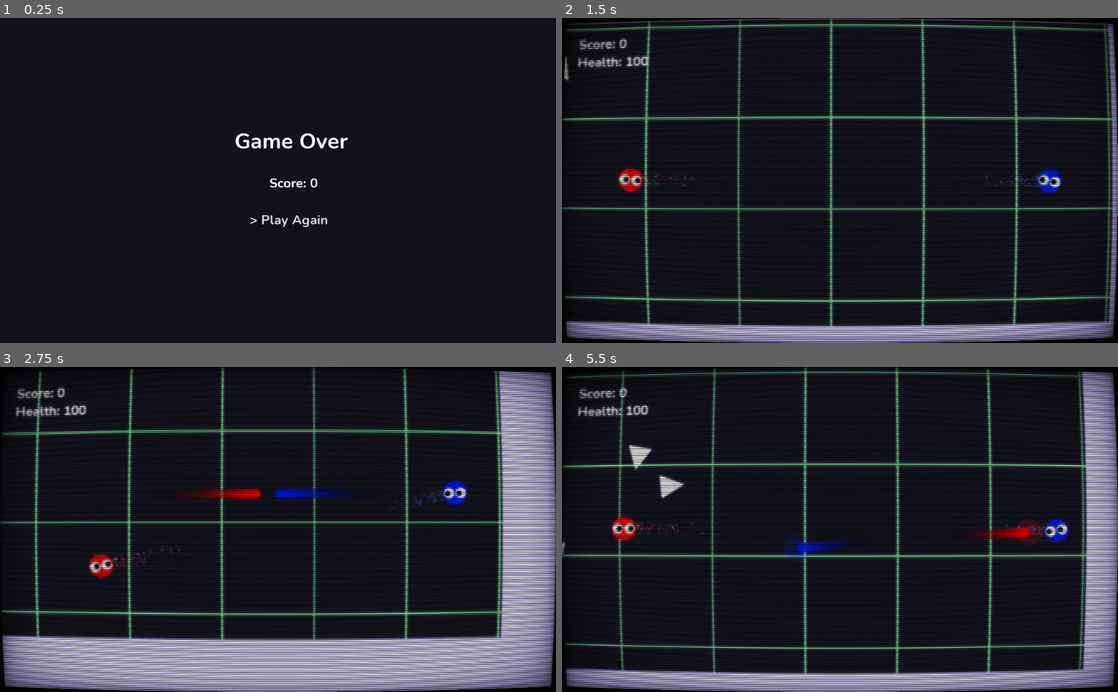
Above: before the commit, frames 1-4 (two rows, left to right).
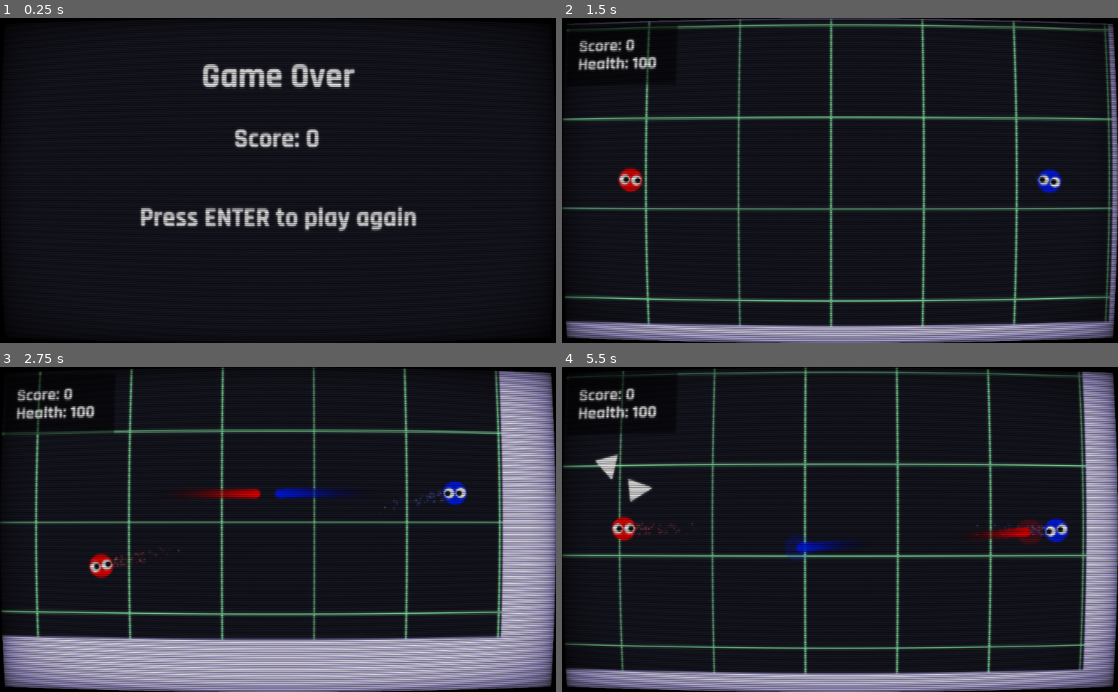
Above: after the commit, the same moments.

Repository: thomas-armena/crossfire
Game: Godot game, scene res://Scenes/GameOver/GameOver.tscn
The game is run twice, just before and just after one commit, with the same random seed, the same clock (stepped at 60 frames per second) and the same inputs. This scene is started directly instead of the project's main scene.
Inputs (mouse positions are in pixels of both pictures, inside the frame that each line leads up to):
- Up to frame 1 (0.25 s): no input
- Up to frame 2 (1.5 s): click (851, 219) at 0.5 s, where only the run before the commit has a clickable "> Play Again"; tap Enter at 1.25 s; move the mouse to (962, 164) at 1.27 s; hold D (p1_move_right) from 1.28 s (still down); hold Enter from 1.28 s (still down); click (962, 164) at 1.42 s
- Up to frame 3 (2.75 s): move the mouse to (166, 545) at 2.02 s; release D (p1_move_right) at 2.03 s; release Enter at 2.03 s; hold S (p1_move_down) from 2.03 s (still down); tap Space (p1_shoot) at 2.1 s; tap Enter at 2.3 s
- Up to frame 4 (5.5 s): move the mouse to (895, 458) at 2.77 s; release S (p1_move_down) at 2.78 s; hold D (p1_move_right) 2.78-3.53 s; hold Enter 2.78-3.53 s; move the mouse to (812, 594) at 3.52 s; hold W (p1_move_up) 3.53-4.28 s; tap Enter at 3.6, 5.1 s; click (812, 594) at 3.67 s; move the mouse to (1006, 578) at 4.27 s; hold Enter 4.28-5.03 s; hold A (p1_move_left) from 4.28 s (still down); tap Space (p1_shoot) at 4.35 s; move the mouse to (673, 480) at 5.02 s

The runs differ from the first frame. In frame 1, 5.9% of the frame differs, in the area x 0-100%, y 0-100%; in frame 2, 0.9%; in frame 3, 0.9%; in frame 4, 1.5%.

Commit message:
Update game UI

Diff:
--- /dev/null
+++ b/Scenes/Enemies/EnemyChase.gd
@@ -0,0 +1,12 @@
+extends KinematicBody2D
+
+# Called when the node enters the scene tree for the first time.
+func _ready():
+	pass # Replace with function body.
+
+func move(velocity):
+	move_and_collide(velocity)
+
+# Called every frame. 'delta' is the elapsed time since the previous frame.
+#func _process(delta):
+#	pass
--- a/Scenes/GameOver/GameOver.gd
+++ b/Scenes/GameOver/GameOver.gd
@@ -6,7 +6,8 @@
 func _ready():
 	score_label.text = "Score: " + String(game_state.score)
 
-func _on_ToolButton_pressed():
-	game_state.score = 0
-	game_state.health = 100
-	get_tree().change_scene("res://Scenes/Stage/Stage2.tscn")
+func _process(delta):
+	if Input.is_key_pressed(KEY_ENTER):
+		game_state.score = 0
+		game_state.health = 100
+		get_tree().change_scene("res://Scenes/Stage/Stage2.tscn")
--- a/Scenes/GameOver/GameOver.tscn
+++ b/Scenes/GameOver/GameOver.tscn
@@ -1,19 +1,22 @@
-[gd_scene load_steps=7 format=2]
+[gd_scene load_steps=8 format=2]
 
 [ext_resource path="res://Scenes/GameOver/GameOver.gd" type="Script" id=1]
-[ext_resource path="res://Fonts/Nunito-Bold.ttf" type="DynamicFontData" id=2]
-[ext_resource path="res://Scenes/Camera/Camera.tscn" type="PackedScene" id=3]
+[ext_resource path="res://Fonts/Rajdhani-Bold.ttf" type="DynamicFontData" id=2]
+[ext_resource path="res://Scenes/Scanline/Scanline.tscn" type="PackedScene" id=3]
 
-[sub_resource type="DynamicFont" id=1]
-size = 40
+[sub_resource type="DynamicFontData" id=1]
+font_path = "res://Fonts/Rajdhani-Bold.ttf"
+
+[sub_resource type="DynamicFont" id=2]
+size = 64
+font_data = SubResource( 1 )
+
+[sub_resource type="DynamicFont" id=3]
+size = 48
 font_data = ExtResource( 2 )
 
-[sub_resource type="DynamicFont" id=3]
-size = 24
-font_data = ExtResource( 2 )
-
-[sub_resource type="DynamicFont" id=2]
-size = 24
+[sub_resource type="DynamicFont" id=4]
+size = 48
 font_data = ExtResource( 2 )
 
 [node name="GameOver" type="Node2D"]
@@ -22,38 +25,45 @@
 [node name="CanvasLayer" type="CanvasLayer" parent="."]
 
 [node name="Label" type="Label" parent="CanvasLayer"]
-margin_left = 432.0
-margin_top = 200.0
-margin_right = 641.0
-margin_bottom = 256.0
-custom_fonts/font = SubResource( 1 )
+anchor_left = 0.5
+anchor_right = 0.5
+anchor_bottom = 1.0
+margin_left = -142.0
+margin_top = 67.4646
+margin_right = 142.0
+margin_bottom = 67.4646
+custom_fonts/font = SubResource( 2 )
 text = "Game Over"
 __meta__ = {
 "_edit_use_anchors_": false
 }
 
 [node name="ScoreLabel" type="Label" parent="CanvasLayer"]
-margin_left = 496.0
-margin_top = 288.0
-margin_right = 585.0
-margin_bottom = 322.0
+anchor_left = 0.499225
+anchor_right = 0.499225
+anchor_bottom = 1.0
+margin_left = -79.7937
+margin_top = 192.869
+margin_right = 78.2063
+margin_bottom = 192.869
 custom_fonts/font = SubResource( 3 )
 text = "Score: 0"
 __meta__ = {
 "_edit_use_anchors_": false
 }
 
-[node name="Camera" parent="CanvasLayer" instance=ExtResource( 3 )]
-
-[node name="ToolButton" type="ToolButton" parent="CanvasLayer"]
-margin_left = 448.0
-margin_top = 352.0
-margin_right = 616.0
-margin_bottom = 394.0
-custom_fonts/font = SubResource( 2 )
-text = "> Play Again"
+[node name="Label2" type="Label" parent="CanvasLayer"]
+anchor_left = 0.5
+anchor_right = 0.5
+anchor_bottom = 1.0
+margin_left = -255.5
+margin_top = 338.91
+margin_right = 255.5
+margin_bottom = 338.91
+custom_fonts/font = SubResource( 4 )
+text = "Press ENTER to play again"
 __meta__ = {
 "_edit_use_anchors_": false
 }
 
-[connection signal="pressed" from="CanvasLayer/ToolButton" to="." method="_on_ToolButton_pressed"]
+[node name="CanvasLayer2" parent="." instance=ExtResource( 3 )]
--- a/Scenes/Interface/Score/Score.tscn
+++ b/Scenes/Interface/Score/Score.tscn
@@ -1,35 +1,36 @@
 [gd_scene load_steps=5 format=2]
 
 [ext_resource path="res://Scenes/Interface/Score/Score.gd" type="Script" id=1]
-[ext_resource path="res://Fonts/Nunito-Bold.ttf" type="DynamicFontData" id=2]
+[ext_resource path="res://Fonts/Rajdhani-Bold.ttf" type="DynamicFontData" id=2]
 
 [sub_resource type="DynamicFont" id=1]
-size = 24
+size = 32
 font_data = ExtResource( 2 )
 
 [sub_resource type="DynamicFont" id=2]
-size = 24
+size = 32
 font_data = ExtResource( 2 )
 
 [node name="UI" type="Node2D"]
 script = ExtResource( 1 )
 
 [node name="ScoreLabel" type="Label" parent="."]
-margin_right = 40.0
-margin_bottom = 14.0
+margin_left = 1.52588e-05
+margin_right = 104.0
+margin_bottom = 42.0
 custom_fonts/font = SubResource( 1 )
-text = "Score: 0"
+text = "SCORE: 0"
 __meta__ = {
 "_edit_use_anchors_": false
 }
 
 [node name="HealthLabel" type="Label" parent="."]
-margin_left = -1.0
-margin_top = 34.0
-margin_right = 105.0
-margin_bottom = 69.0
+margin_left = 0.0594788
+margin_top = 34.2649
+margin_right = 146.059
+margin_bottom = 76.2649
 custom_fonts/font = SubResource( 2 )
-text = "Health: 100"
+text = "HEALTH: 100"
 __meta__ = {
 "_edit_use_anchors_": false
 }
--- a/Scenes/MainMenu/MainMenu.gd
+++ b/Scenes/MainMenu/MainMenu.gd
@@ -1,15 +1,12 @@
 extends Node2D
 
+onready var game_state = get_node("/root/GameState")
 
-# Declare member variables here. Examples:
-# var a = 2
-# var b = "text"
-
-
-# Called when the node enters the scene tree for the first time.
 func _ready():
-	pass # Replace with function body.
+	pass
 
 func _process(delta):
-	if Input.is_key_pressed(KEY_SPACE):
+	if Input.is_key_pressed(KEY_ENTER):
+		game_state.score = 0
+		game_state.health = 100
 		get_tree().change_scene("res://Scenes/Stage/Stage2.tscn")
--- a/Scenes/MainMenu/MainMenu.tscn
+++ b/Scenes/MainMenu/MainMenu.tscn
@@ -7,6 +7,10 @@
 [ext_resource path="res://Fonts/Rajdhani-Medium.ttf" type="DynamicFontData" id=5]
 [ext_resource path="res://Scenes/Wall/Wall.tscn" type="PackedScene" id=6]
 
+[sub_resource type="DynamicFont" id=3]
+size = 24
+font_data = ExtResource( 1 )
+
 [sub_resource type="DynamicFont" id=1]
 size = 100
 font_data = ExtResource( 5 )
@@ -15,12 +19,36 @@
 size = 42
 font_data = ExtResource( 1 )
 
-[sub_resource type="DynamicFont" id=3]
-size = 24
-font_data = ExtResource( 1 )
-
 [node name="MainMenu" type="Node2D"]
 script = ExtResource( 2 )
+
+[node name="P1Controls" type="Label" parent="."]
+margin_left = 24.0665
+margin_top = 399.275
+margin_right = 217.067
+margin_bottom = 531.275
+custom_fonts/font = SubResource( 3 )
+text = "RED BLOB:
+WASD to move
+SPACE to shoot"
+align = 1
+__meta__ = {
+"_edit_use_anchors_": false
+}
+
+[node name="P1Controls2" type="Label" parent="."]
+margin_left = 696.983
+margin_top = 395.908
+margin_right = 986.983
+margin_bottom = 527.908
+custom_fonts/font = SubResource( 3 )
+text = "BLUE BLOB:
+Hold left click to move
+Right click  to shoot"
+align = 1
+__meta__ = {
+"_edit_use_anchors_": false
+}
 
 [node name="Player2" parent="." instance=ExtResource( 4 )]
 position = Vector2( 796.63, 272.78 )
@@ -48,21 +76,21 @@
 anchor_left = 0.5
 anchor_right = 0.5
 anchor_bottom = 1.0
-margin_left = 308.06
-margin_top = 84.0049
-margin_right = 704.06
-margin_bottom = 212.005
+margin_left = 285.049
+margin_top = 82.3212
+margin_right = 757.049
+margin_bottom = 210.321
 custom_fonts/font = SubResource( 1 )
-text = "Cross Fire"
+text = "CROSSFIRE"
 __meta__ = {
 "_edit_use_anchors_": false
 }
 
 [node name="Button" type="ToolButton" parent="."]
-margin_left = 327.708
-margin_top = 249.341
-margin_right = 681.708
-margin_bottom = 312.341
+margin_left = 325.463
+margin_top = 245.974
+margin_right = 679.463
+margin_bottom = 308.974
 custom_fonts/font = SubResource( 2 )
 text = "Press ENTER to play"
 __meta__ = {
@@ -86,32 +114,4 @@
 position = Vector2( 510.752, 593.946 )
 rotation = 1.5708
 scale = Vector2( 1, 60 )
-
-[node name="P1Controls" type="Label" parent="."]
-margin_left = 24.0665
-margin_top = 399.275
-margin_right = 217.067
-margin_bottom = 531.275
-custom_fonts/font = SubResource( 3 )
-text = "PLAYER 1:
-WASD to move
-SPACE to shoot"
-align = 1
-__meta__ = {
-"_edit_use_anchors_": false
-}
-
-[node name="P1Controls2" type="Label" parent="."]
-margin_left = 696.983
-margin_top = 395.908
-margin_right = 986.983
-margin_bottom = 527.908
-custom_fonts/font = SubResource( 3 )
-text = "PLAYER 2:
-Hold left click to move
-Right click  to shoot"
-align = 1
-__meta__ = {
-"_edit_use_anchors_": false
-}
 [connection signal="pressed" from="Button" to="." method="_on_Button_pressed"]
--- a/Scenes/Stage/Stage2.tscn
+++ b/Scenes/Stage/Stage2.tscn
@@ -54,7 +54,7 @@
 scale = Vector2( 150, 100 )
 
 [node name="Wall2" parent="." instance=ExtResource( 9 )]
-position = Vector2( -998.464, 892.091 )
+position = Vector2( -998.199, 892.091 )
 rotation = 1.5708
 scale = Vector2( 150, 100 )
 
@@ -70,6 +70,16 @@
 
 [node name="Pooplayer" type="CanvasLayer" parent="Camera"]
 
+[node name="ColorRect" type="ColorRect" parent="Camera/Pooplayer"]
+margin_left = 5.0
+margin_top = 8.0
+margin_right = 208.0
+margin_bottom = 120.0
+color = Color( 0, 0, 0, 0.517647 )
+__meta__ = {
+"_edit_use_anchors_": false
+}
+
 [node name="UI" parent="Camera/Pooplayer" instance=ExtResource( 5 )]
 position = Vector2( 25, 25 )
 
